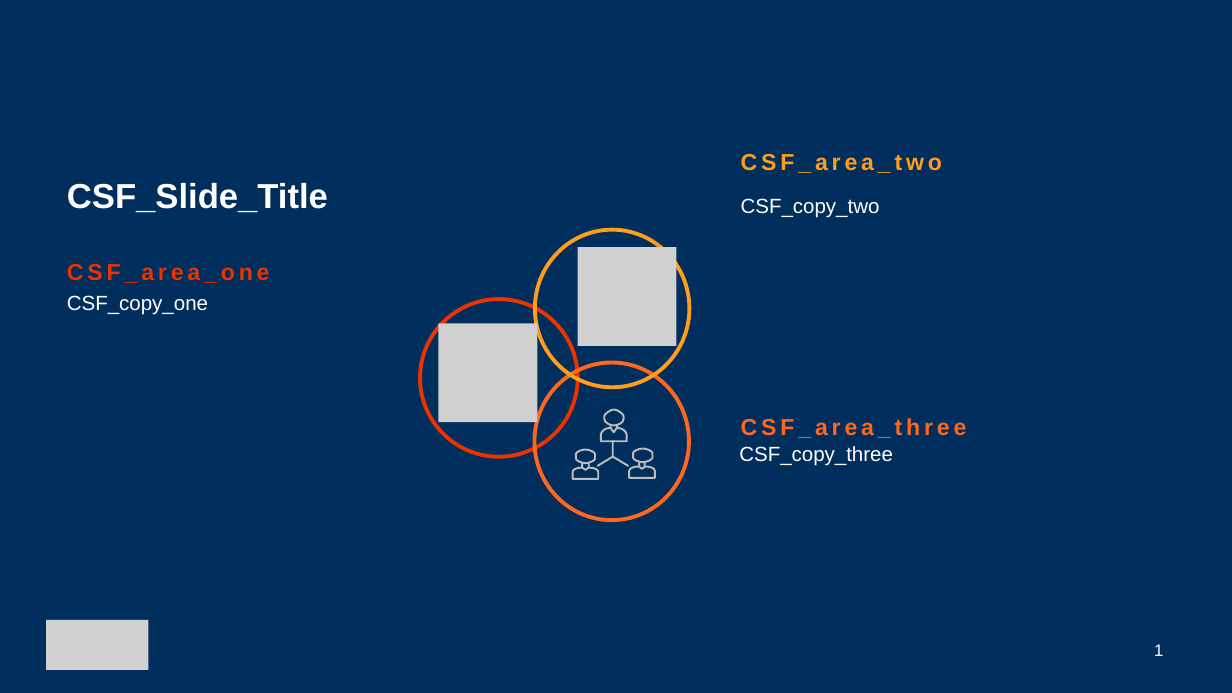
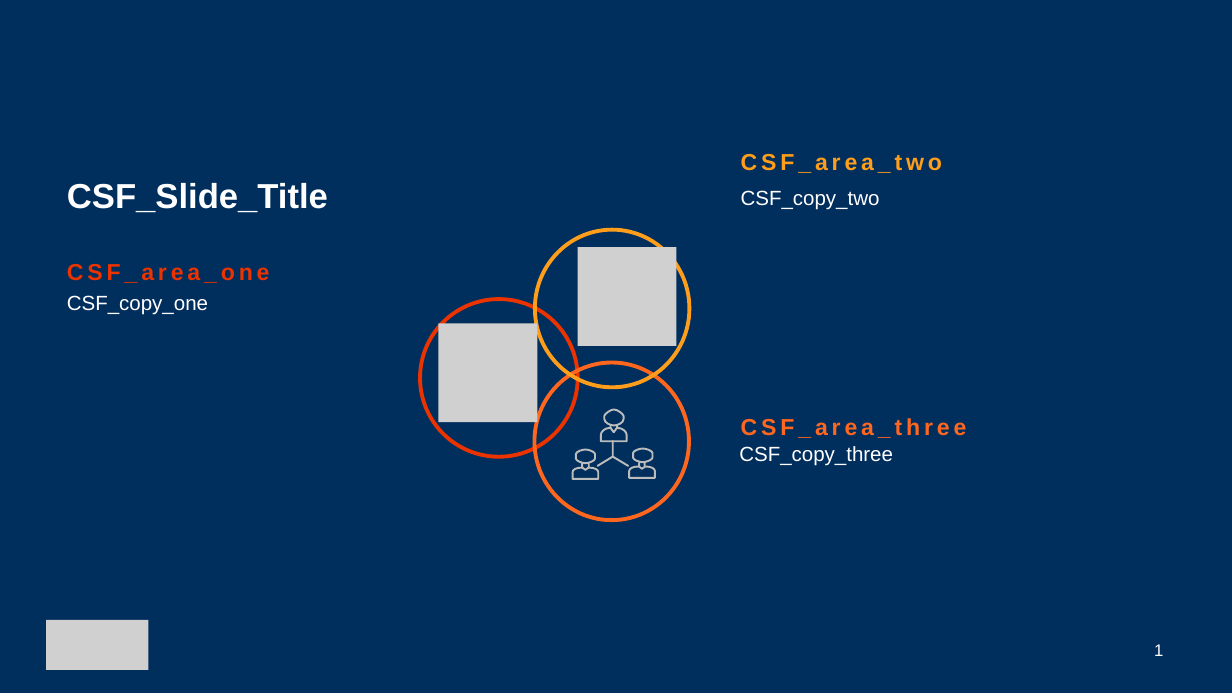
Before and after one commit to xpistos90210/templates, a slide deck: slide 1 of S1_template.pptx. Drawn at 1232x693 pixels with LibreOffice and Linux fonts; fonts in the diff are those of the drawing; grey boxes stand for pictures; background and template pictures are left out. Boxes give left, top, right and bottom in pixels: in the first picture for what was removed or moved away, otherwise in the second. Text is boxed around its words. In the diff, an @@ line names an element or a change of style, - is before the commit and + after.

```diff
--- a/S1_template.pptx
+++ b/S1_template.pptx
@@ text "CSF_copy_two": place and size @@
-text "CSF_copy_two" at [741,198,880,218]
+text "CSF_copy_two" at [741,190,880,210]
```
Also in this commit, not shown: 1 other slide changed.
